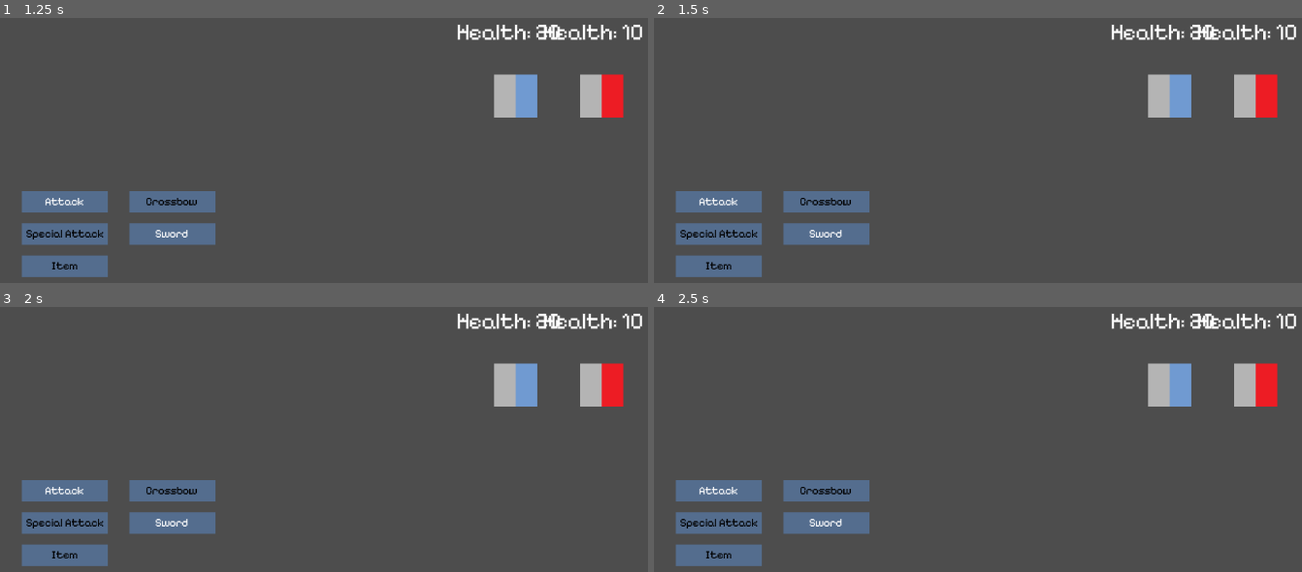
Above: before the commit, frames 1-4 (two rows, left to right).
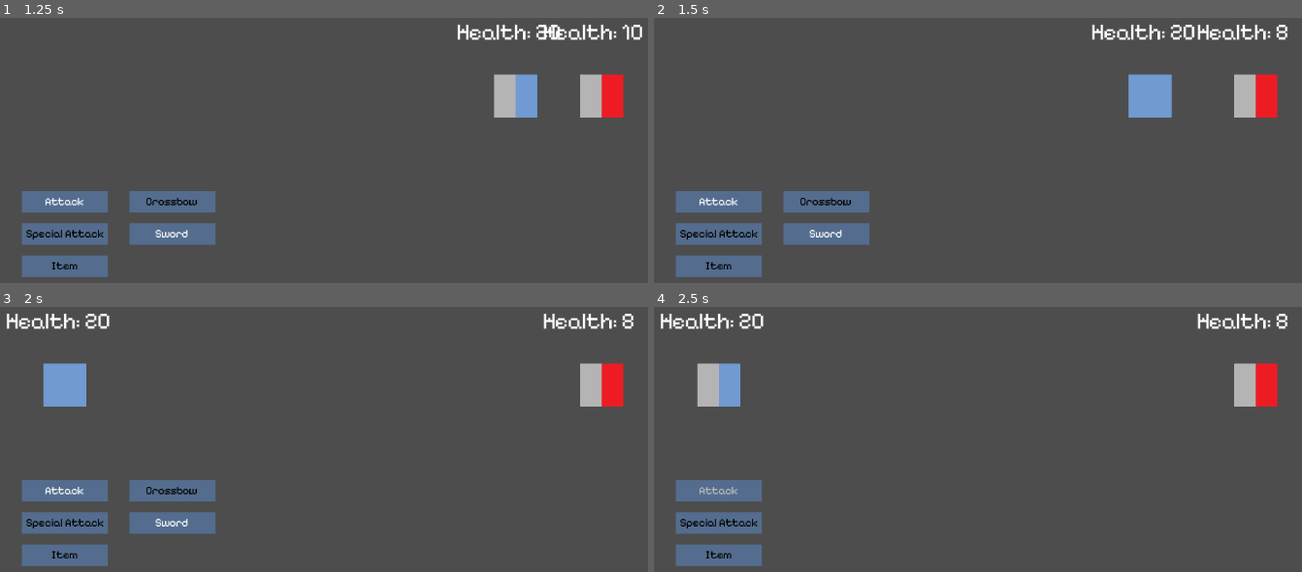
Above: after the commit, the same moments.

Repository: amoxley-developer/gothic-rpg
Game: Godot game, scene res://scenes/battlefield.tscn
Two runs of this game, one before a commit and one after it. Both use one fixed random seed, a clock stepped at 60 frames per second and the inputs below. The project has no main scene, so this scene is started directly.
Inputs (mouse positions are in pixels of both pictures, inside the frame that each line leads up to):
- Up to frame 1 (1.25 s): tap Enter at 0.5 s; move the mouse to (524, 71) at 0.52 s; hold Up (ui_up) from 0.53 s (still down); click (524, 71) at 0.6 s
- Up to frame 2 (1.5 s): move the mouse to (854, 113) at 1.27 s; release Up (ui_up) at 1.28 s; hold Down (ui_down) from 1.28 s (still down); click (854, 113) at 1.35 s
- Up to frame 3 (2 s): keep holding Down (ui_down)
- Up to frame 4 (2.5 s): move the mouse to (outside the picture) at 2.02 s; release Down (ui_down) at 2.03 s; hold Up (ui_up) from 2.03 s (still down); click (outside the picture) at 2.1 s

Frame 1 is identical in both runs. In frame 2, 2.3% of the frame differs, in the area x 67-100%, y 2-38%; in frame 3, 3.2%; in frame 4, 5.4%, in the area x 1-100%, y 2-86%.

Commit message:
create the sword attack logic

Diff:
--- a/scripts/scenes/battlefield.gd
+++ b/scripts/scenes/battlefield.gd
@@ -12,6 +12,7 @@
 var current_attack: String
 var tween: Tween
 var attacked: bool
+var initial_player_pos: Vector2
 
 enum BattlefieldState {UI_SELECTION, PLAYER_ATTACK, ENEMY_ATTACK}
 
@@ -20,12 +21,18 @@
 func _ready() -> void:
 	playerUI.execute_attack.connect(_on_player_attack)
 	set_state(BattlefieldState.UI_SELECTION)
+	initial_player_pos = player.position;
 
 func _process(_delta: float) -> void:
 	if Input.is_action_just_pressed("accept"):
 		if current_state == BattlefieldState.PLAYER_ATTACK:
 			if current_attack == 'Crossbow':
-				execute_crossbow_attack()
+				execute_attack()
+			if current_attack == 'Sword':
+				execute_sword_attack_start()
+	if Input.is_action_just_released("accept"):
+		if current_state == BattlefieldState.PLAYER_ATTACK && current_attack == 'Sword':
+			execute_attack()
 
 func _on_player_attack(attack_name: String) -> void:
 	set_state(BattlefieldState.PLAYER_ATTACK)
@@ -62,7 +69,7 @@
 	attack_optimal_timer.wait_time = 1
 	attack_pre_timer.start()
 
-func execute_crossbow_attack() -> void:
+func execute_attack() -> void:
 	if not attack_pre_timer.is_stopped() or attacked:
 		return
 	var attack_multiplier := 1.0
@@ -75,9 +82,23 @@
 	attack_initial_timer.stop()
 	attack_optimal_timer.stop()
 
-	enemy.take_damage(ceil(2 * attack_multiplier))
+	var damage = 2 if current_attack == 'Crossbow' else 3;
+
+	if (current_attack == 'Sword'):
+		if tween:
+			tween.kill()
+		tween = create_tween()
+		tween.tween_property(player, "position", initial_player_pos, .5).set_trans(Tween.TRANS_SINE);
+
+	enemy.take_damage(ceil(damage * attack_multiplier))
 	attacked = true
 	attack_post_timer.start()
+
+func execute_sword_attack_start() -> void:
+	if not attack_pre_timer.is_stopped() or attacked:
+		return
+	player.display_attack_sprite()
+	attack_initial_timer.start()
 
 func _on_pre_timer_timeout() -> void:
 	if current_attack == 'Crossbow':
@@ -89,8 +110,7 @@
 	player.display_optimal_attack_sprite()
 
 func _on_optimal_timer_timeout() -> void:
-	if (current_attack == 'Crossbow'):
-		execute_crossbow_attack()
+	execute_attack()
 
 func _on_post_timer_timeout() -> void:
 	playerUI.reset_menu()
